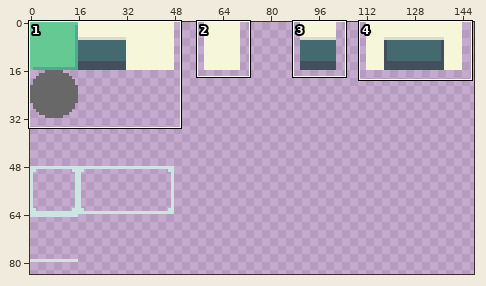
Sprite sheet -- android/assets/TextureSheet.png. The picture above shows the old version from afar; the outline marks the close-up.
Close-up. Before:
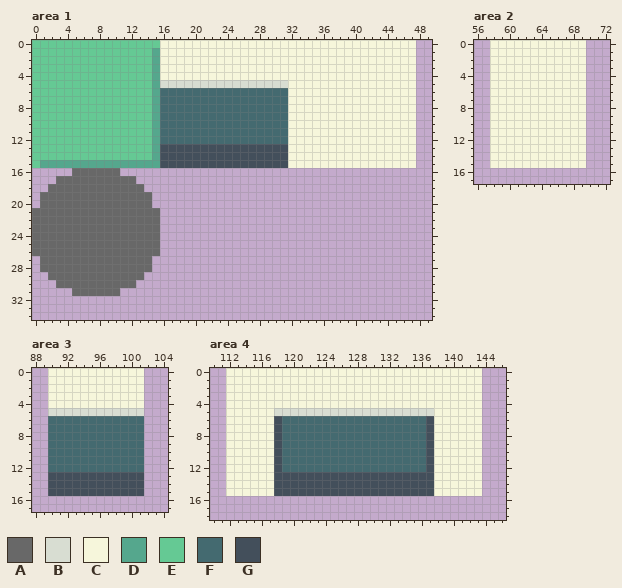
The file is 160x160 pixels. Shown: area 1: x 0..49, y 0..34; area 2: x 56..72, y 0..17; area 3: x 88..104, y 0..17; area 4: x 110..146, y 0..18. The wide view leaves out empty margins. The commit also changed other parts of the picture, which this record leaves out.
Palette (. is transparent): A #686868  B #d8ddd2  C #f6f6db  D #55a78d  E #65c994  F #446a70  G #434f5b
After the commit:
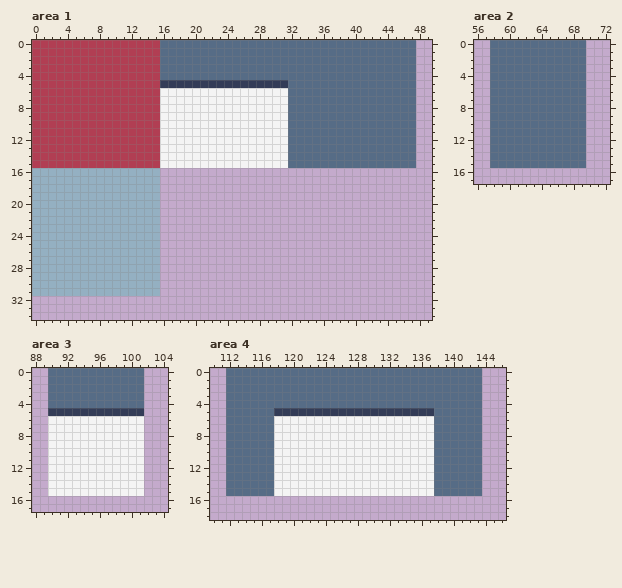
Changes in this commit:
Colour A changes from #686868 to #94b0c2.
Colour B changes from #d8ddd2 to #333c57.
Colour C changes from #f6f6db to #566c86.
Colour E changes from #65c994 to #b13e53.
Colour F changes from #446a70 to #f4f4f4.
Area 1:
There is now colour A in row 16 at x 0 to 4 and 11 to 15; in row 17 at x 0 to 2 and 13 to 15; in row 18 at x 0 to 1 and 14 to 15; in rows 19 to 20 at x 0 and 15; in rows 27 to 28 at x 0 and 15; in row 29 at x 0 to 1 and 14 to 15.
There is now colour A in row 30 at x 0 to 2 and 13 to 15; in row 31 at x 0 to 4 and 11 to 15.
The edit turns colour D into colour E in rows 1 to 14 at x 15; in row 15 at x 1 to 15.
The edit turns colour G into colour F in rows 13 to 15 at x 16 to 31.
Area 3:
The edit turns colour G into colour F in rows 13 to 15 at x 90 to 101.
Area 4:
The edit turns colour G into colour F in rows 6 to 12 at x 118 and 137; in rows 13 to 15 at x 118 to 137.
Where, in picture pixels (left, top, right, bottom), the same in both close-ups:
changed: (32, 40, 416, 296)
changed: (490, 40, 586, 168)
changed: (48, 368, 144, 496)
changed: (226, 368, 482, 496)
